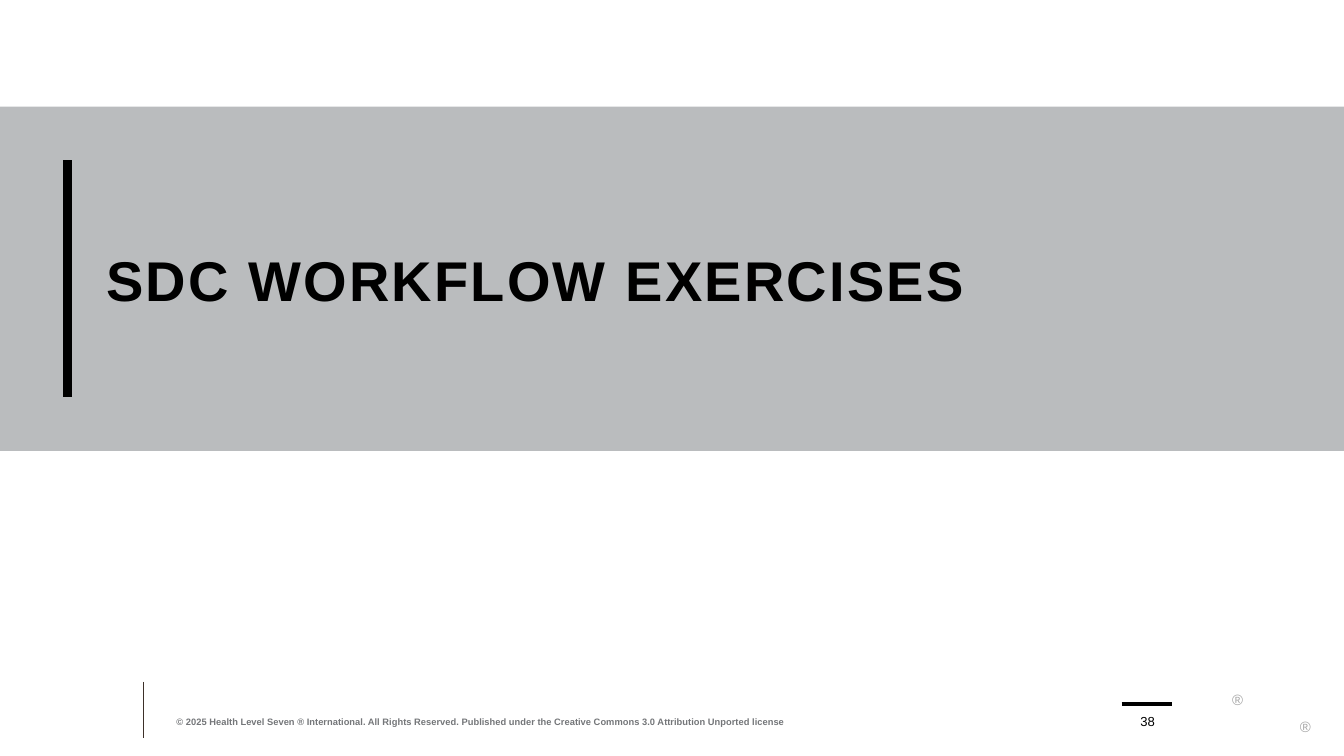
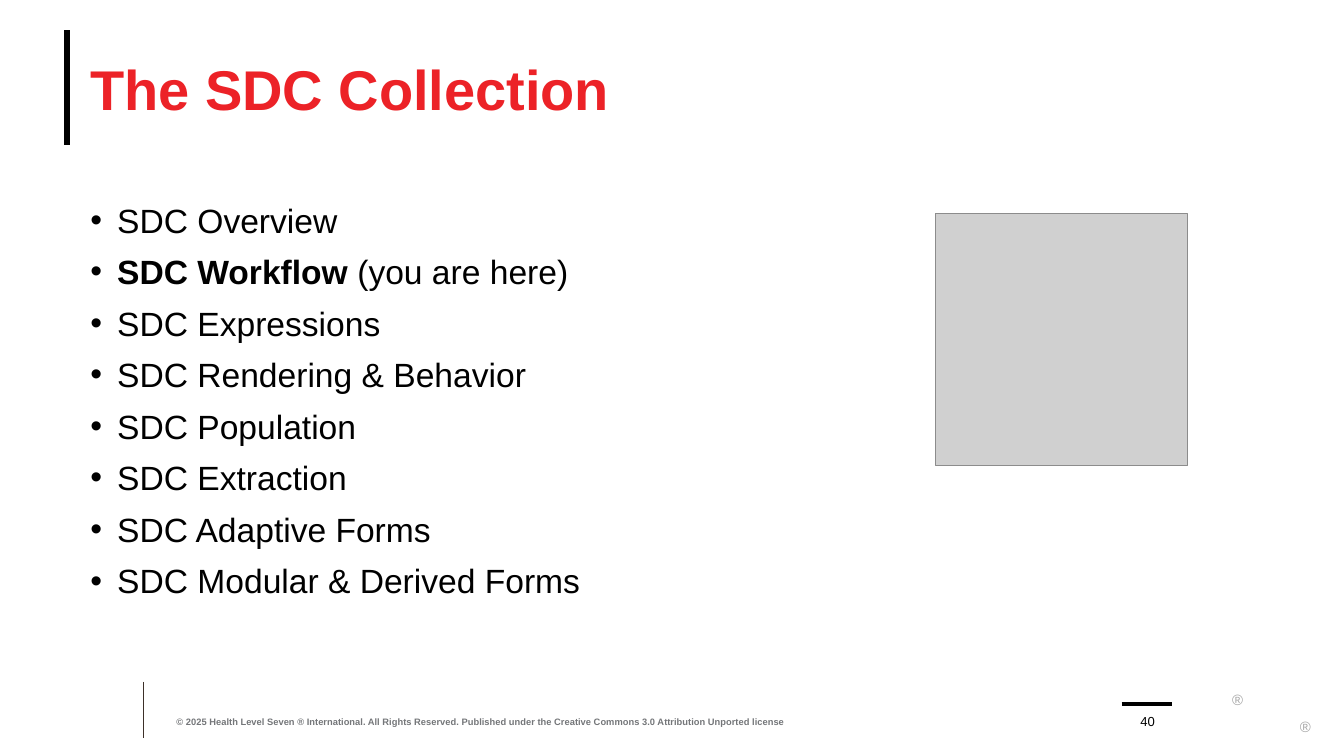
Before and after one commit to FHIR/documents, a slide deck: slide 40 of presentations/sdc/2-SDC-Workflow.pptx (slide 38 before the commit). Drawn at 1344x756 pixels with LibreOffice and Linux fonts; fonts in the diff are those of the drawing; grey boxes stand for pictures; background and template pictures are left out. Boxes give left, top, right and bottom in pixels: in the first picture for what was removed or moved away, otherwise in the second. Text is boxed around its words. In the diff, an @@ line names an element or a change of style, - is before the commit and + after.

```diff
--- a/presentations/sdc/2-SDC-Workflow.pptx
+++ b/presentations/sdc/2-SDC-Workflow.pptx
@@ line added from (67, 31) to (67, 145), #000000 3.25 pt @@
@@ title added at (90,69,609,111), 30 pt, text #EC2227, bold @@
+The SDC Collection
@@ rectangle removed at (0,106,1344,450) @@
@@ line removed from (67, 160) to (67, 398) @@
@@ text added at (117,208,580,594), 18 pt, text #000000 @@
+• SDC Overview
+• SDC Workflow (you are here)
+• SDC Expressions
+• SDC Rendering & Behavior
+• SDC Population
+• SDC Extraction
+• SDC Adaptive Forms
+• SDC Modular & Derived Forms
@@ picture added at (935,214,1188,466) @@
@@ title removed at (106,262,964,302) @@
-SDC WORKFLOW EXERCISES
@@ page number at (1140,717,1154,726): text changed @@
-38
+40
```
Also in this commit, not shown: 6 other slides changed, 10 other files.
